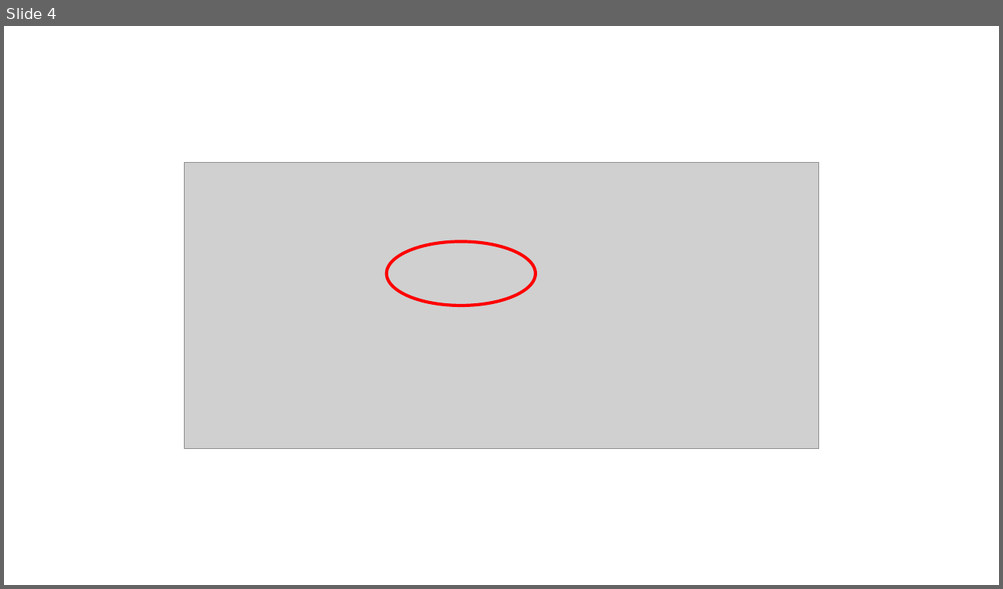
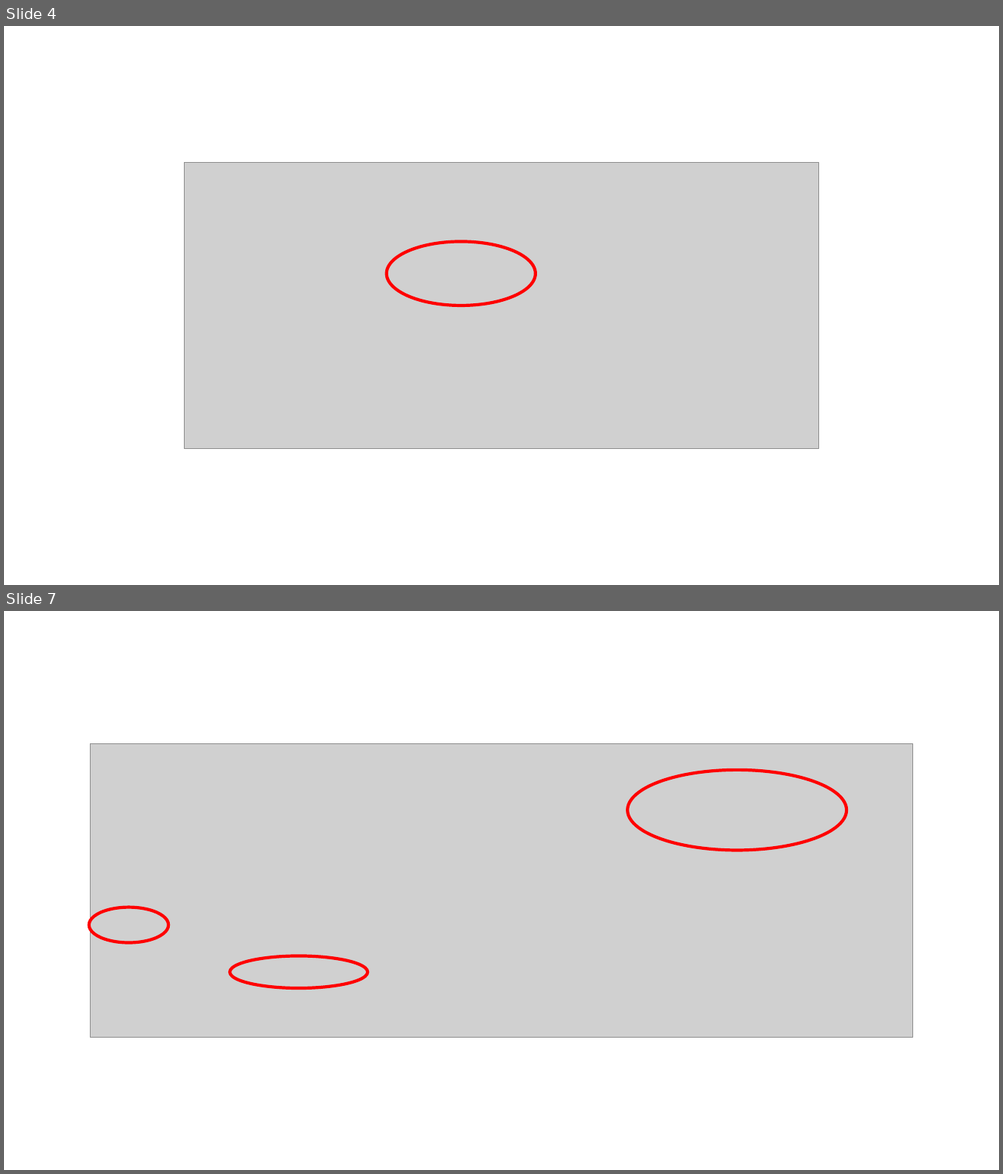
Before and after one commit to ayuina/azure-simple-serverless-webapp, a slide deck: images/figures.pptx. Shown one above the other, each under a label of ours: slide 4 before the commit, slides 4 and 7 after it; the slides between them are not shown. The pictures are 1003x589 and 1003x1174 pixels, drawn with LibreOffice and Linux fonts; fonts in the diff are those of the drawing; grey boxes stand for pictures. Boxes give left, top, right and bottom in pixels: in the first picture for what was removed or moved away, otherwise in the second. Text is boxed around its words. In the diff, an @@ line names an element or a change of style, - is before the commit and + after.

```diff
--- a/images/figures.pptx
+++ b/images/figures.pptx
@@ slide 7 added at [4,611,999,1170], background #FFFFFF @@
@@ picture added at [91,743,912,1037] @@
@@ ellipse added at [628,770,847,851], outline #FF0000 3 pt @@
@@ ellipse added at [89,907,168,943], outline #FF0000 3 pt @@
@@ ellipse added at [230,957,368,988], outline #FF0000 3 pt @@
```
Also in this commit, not shown: 3 other slides added, 1 slide removed, 2 other files.
